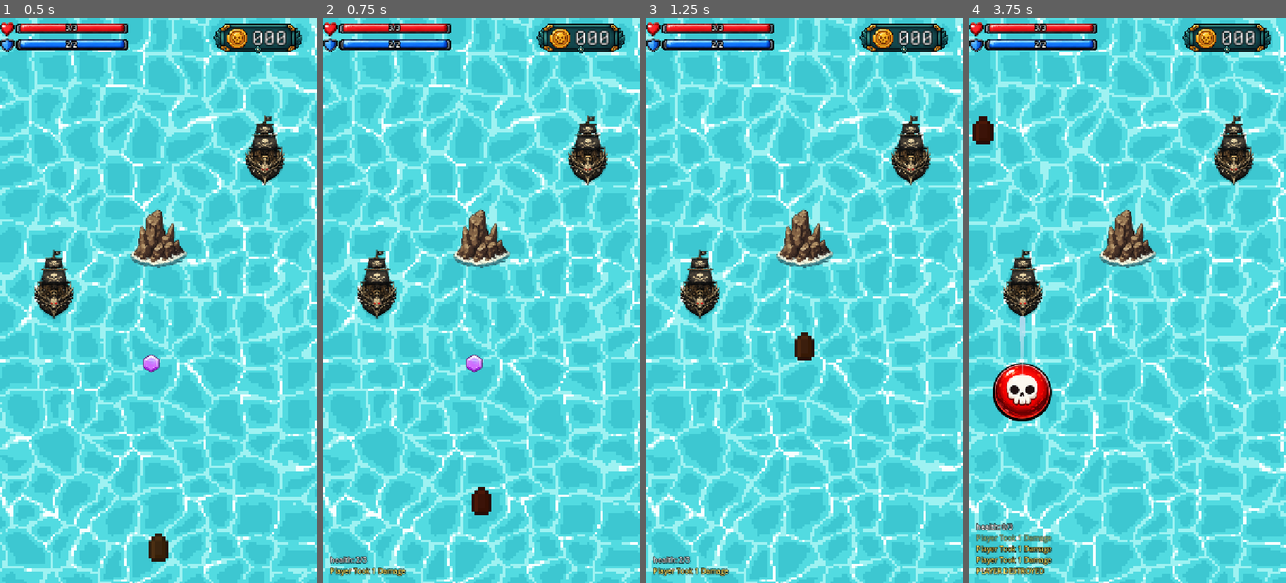
Above: before the commit, frames 1-4 (left to right).
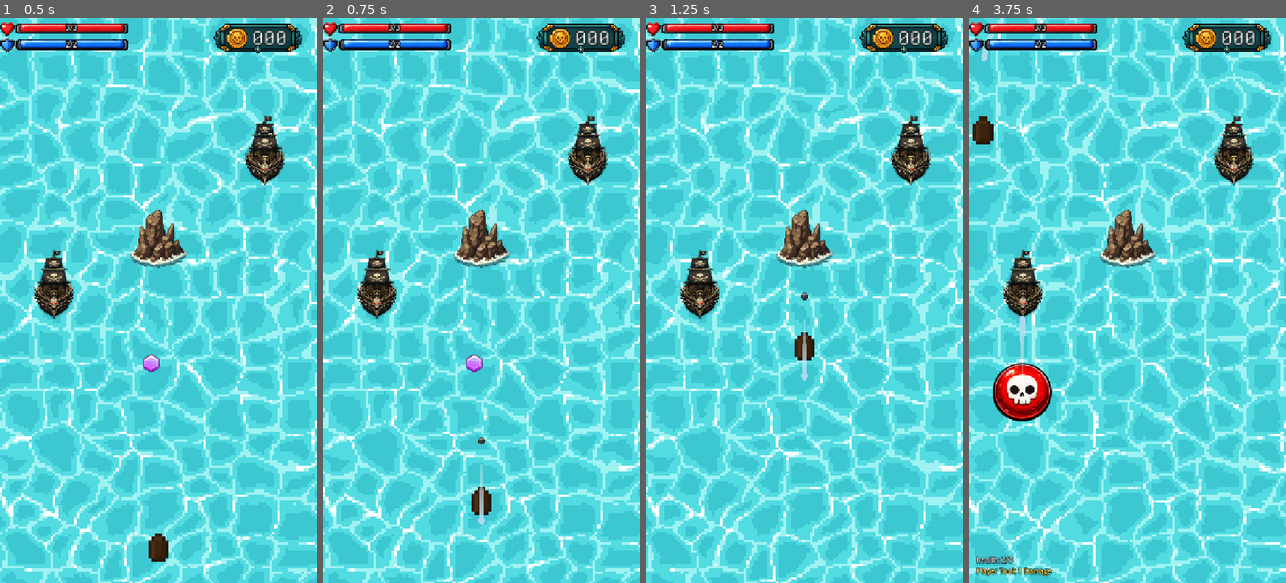
Above: after the commit, the same moments.

Repository: irohgit/flapjack
Game: Godot game, scene res://Levels/Zhe.tscn
Two runs of this game, one before a commit and one after it. Both use one fixed random seed, a clock stepped at 60 frames per second and the inputs below.
Inputs:
- Up to frame 1 (0.5 s): no input
- Up to frame 2 (0.75 s): hold W (move_forward) from 0.53 s (still down); hold Space (shoot) from 0.53 s (still down)
- Up to frame 3 (1.25 s): keep holding W (move_forward); keep holding Space (shoot)
- Up to frame 4 (3.75 s): release Space (shoot) at 1.28 s; tap Space (shoot) at 1.35, 2.85 s; release W (move_forward) at 2.03 s; hold Space (shoot) 2.03-2.78 s; hold A (move_left) 2.03-3.53 s; hold S (move_backward) from 3.53 s (still down); hold Space (shoot) from 3.53 s (still down)

Frame 1 is identical in both runs. In frame 2, 0.5% of the frame differs, in the area x 2-52%, y 74-99%; in frame 3, 0.5%; in frame 4, 1.2%, in the area x 2-27%, y 0-99%.

Commit message:
Update Zhe.tscn

Diff:
--- a/Levels/Zhe.tscn
+++ b/Levels/Zhe.tscn
@@ -128,6 +128,7 @@
 [node name="Player" parent="World" unique_id=1105456395 instance=ExtResource("1_e8ii7")]
 position = Vector2(360, 1200)
 scale = Vector2(1, 1)
+collision_layer = 1
 collision_mask = 26
 weapons = Array[ExtResource("15_weapon_data")]([ExtResource("16_cannon")])
 
